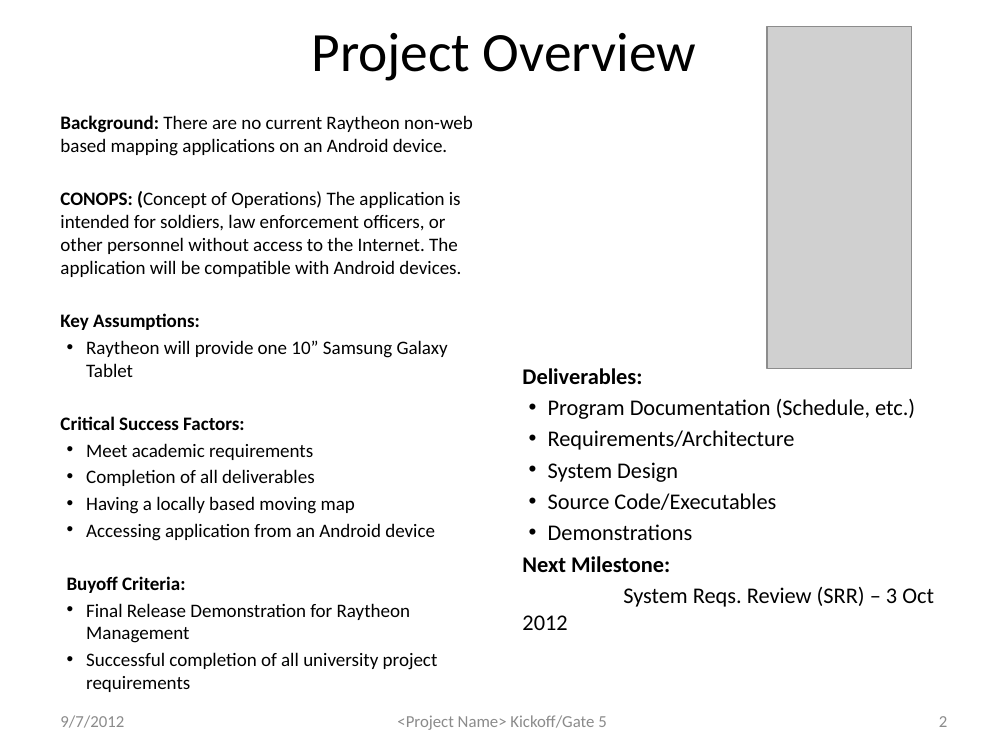
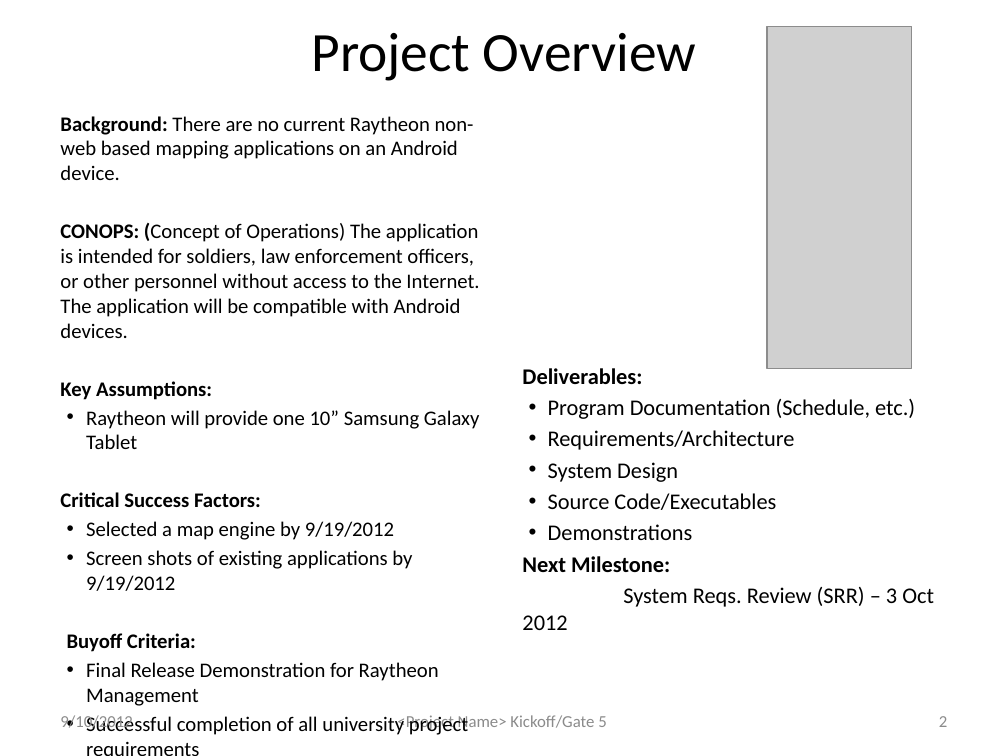
Before and after one commit to atniptw/Senior-Project, a slide deck: slide 2 of Documents/PowerPoints/Senior Design Project - Gate 5 1.0.pptx. Drawn at 1008x756 pixels with LibreOffice and Linux fonts; fonts in the diff are those of the drawing; grey boxes stand for pictures. Boxes give left, top, right and bottom in pixels: in the first picture for what was removed or moved away, otherwise in the second. Text is boxed around its words. In the diff, an @@ line names an element or a change of style, - is before the commit and + after.

Commit message:
Update Gate 5 based on feedback from JD

```diff
--- a/Documents/PowerPoints/Senior Design Project - Gate 5 1.0.pptx
+++ b/Documents/PowerPoints/Senior Design Project - Gate 5 1.0.pptx
@@ text at <box>60,116,480,706</box>: size 13.6 to 14.8 pt in "Background: There are no current Raytheon non-web ...", "CONOPS: (Concept of Operations) The application is ...", "Key Assumptions:", "Raytheon will provide one 10” Samsung Galaxy ..." and 4 more places @@
@@ text at <box>86,521,412,591</box>: text changed; size 13.6 to 14.8 pt @@
-• Meet academic requirements
-• Completion of all deliverables
-• Having a locally based moving map
-• Accessing application from an Android device
+• Selected a map engine by 9/19/2012
+• Screen shots of existing applications by 9/19/2012
@@ text at <box>60,715,132,731</box>: text changed @@
-9/7/2012
+9/10/2012
```
Also in this commit, not shown: 10 other slides changed, 1 other file.
